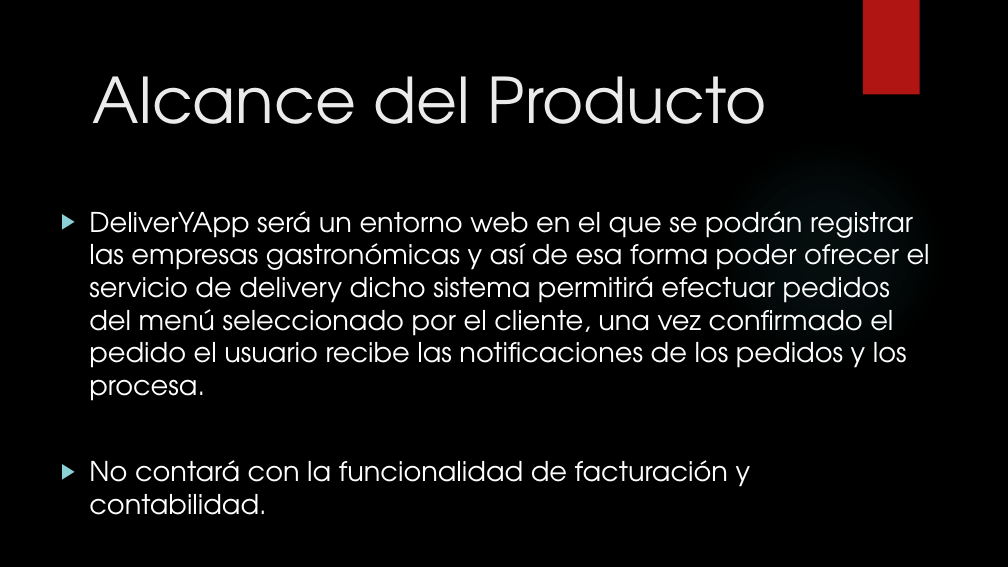
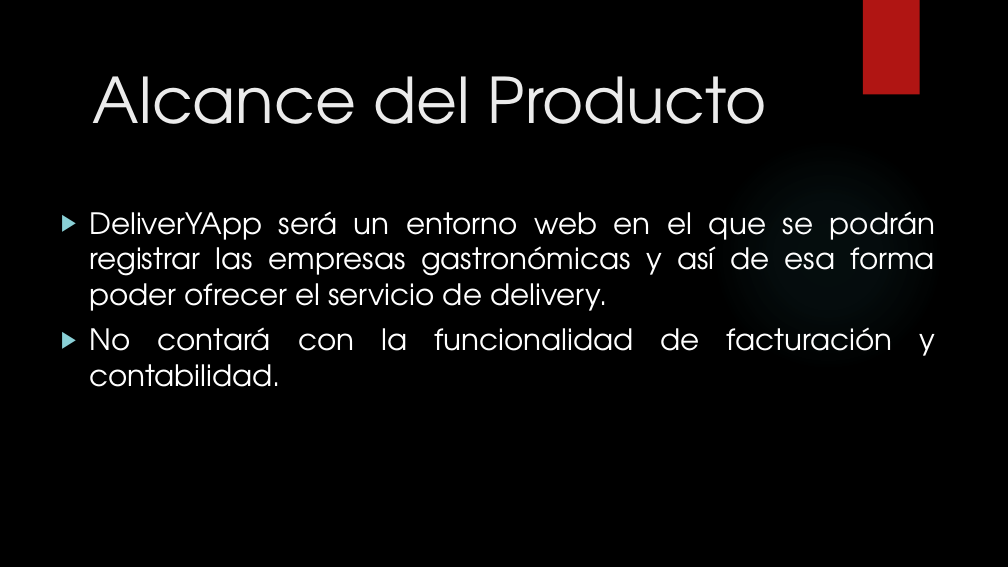
Before and after one commit to francben/proyectoDeliberyApp, a slide deck: slide 4 of Presentacion de Clase.pptx. Drawn at 1008x567 pixels with LibreOffice and Linux fonts; fonts in the diff are those of the drawing; background and template pictures are left out. Boxes give left, top, right and bottom in pixels: in the first picture for what was removed or moved away, otherwise in the second. Text is boxed around its words. In the diff, an @@ line names an element or a change of style, - is before the commit and + after.

```diff
--- a/Presentacion de Clase.pptx
+++ b/Presentacion de Clase.pptx
@@ text at [89, 212, 935, 311]: text changed; size 25.9 to 28 pt @@
-▶ DeliverYApp será un entorno web en el que se podrán registrar las empresas gastronómicas y así de esa forma poder ofrecer el servicio de delivery dicho sistema permitirá efectuar pedidos del menú seleccionado por el cliente, una vez confirmado el pedido el usuario recibe las notificaciones de los pedidos y los procesa.
+▶ DeliverYApp será un entorno web en el que se podrán registrar las empresas gastronómicas y así de esa forma poder ofrecer el servicio de delivery.
@@ text at [89, 327, 935, 387]: size 25.9 to 28 pt in "No contará con la funcionalidad de facturación ..."; alignment left to justified @@
```
Also in this commit, not shown: 10 other slides changed, 3 slides added, 5 slides removed.
